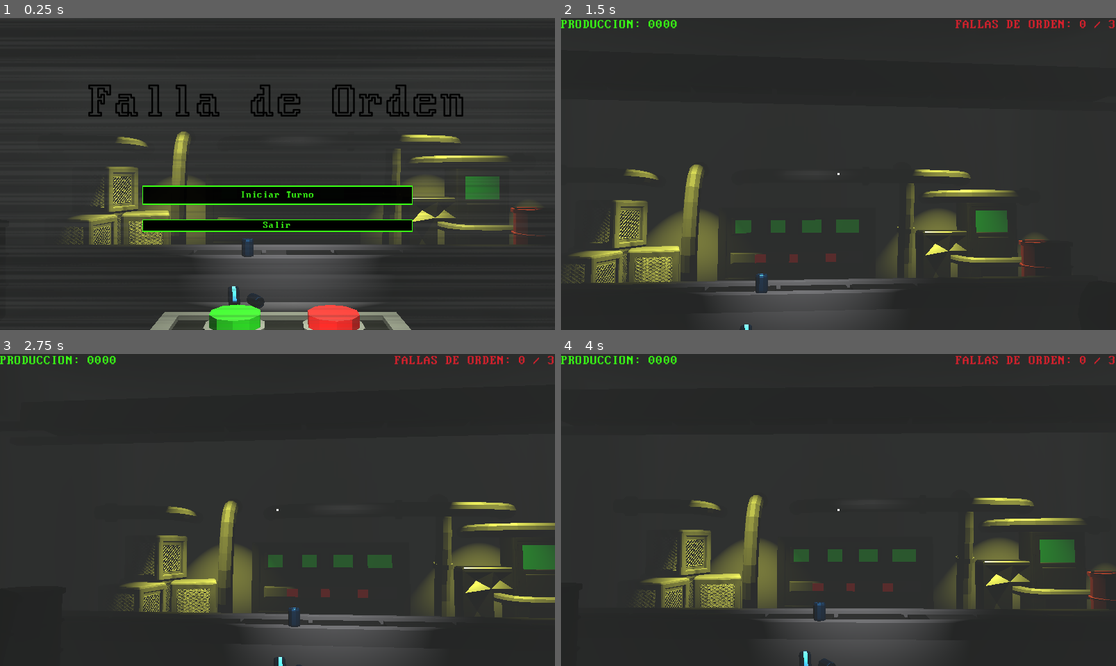
Above: before the commit, frames 1-4 (two rows, left to right).
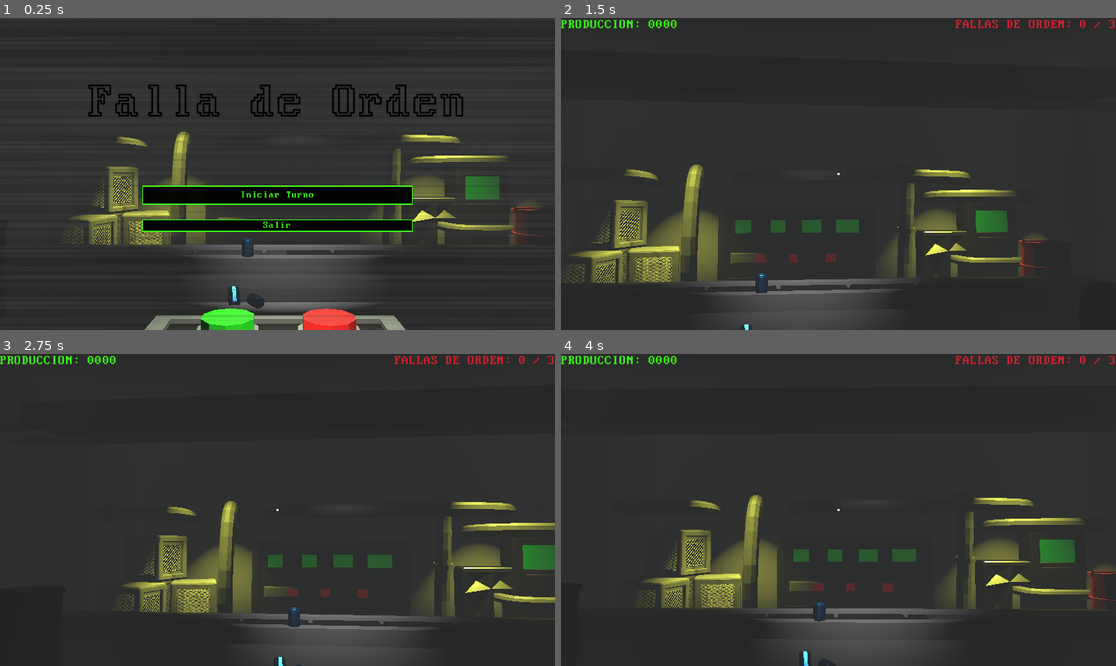
Above: after the commit, the same moments.

Repository: deffeu1/falla-de-orden
Game: Godot game, scene res://Escenas/MenuPrincipal.tscn
Two runs of this game, one before a commit and one after it. Both use one fixed random seed, a clock stepped at 60 frames per second and the inputs below.
Inputs (mouse positions are in pixels of both pictures, inside the frame that each line leads up to):
- Up to frame 1 (0.25 s): no input
- Up to frame 2 (1.5 s): click "Iniciar Turno" at 0.5 s; tap Enter at 1.25 s; move the mouse to (866, 174) at 1.27 s; click (866, 174) at 1.42 s
- Up to frame 3 (2.75 s): move the mouse to (249, 510) at 2.02 s; click (249, 510) at 2.17 s
- Up to frame 4 (4 s): move the mouse to (849, 503) at 2.77 s; click (849, 503) at 2.92 s; move the mouse to (832, 516) at 3.52 s; click (832, 516) at 3.67 s

The runs differ from the first frame. In frame 1, 1.6% of the frame differs, in the area x 26-75%, y 91-100%; in frame 2, less than 0.1%; in frame 3, less than 0.1%; in frame 4, less than 0.1%.

Commit message:
hot fix shader

Diff:
--- a/Escenas/main.tscn
+++ b/Escenas/main.tscn
@@ -19,7 +19,7 @@
 render_priority = 0
 shader = ExtResource("4_s2ilj")
 shader_parameter/color_cinta = Color(0.05, 0.05, 0.05, 1)
-shader_parameter/velocidad = Vector2(0, 0.2)
+shader_parameter/velocidad = Vector2(0, 0.3)
 shader_parameter/cantidad_lineas = 20.0
 
 [sub_resource type="BoxShape3D" id="BoxShape3D_0kh0y"]
@@ -129,7 +129,7 @@
 energia_maxima = 2.0
 
 [node name="atril" parent="." unique_id=2045522414 instance=ExtResource("6_crgrh")]
-transform = Transform3D(-6.9938224e-08, 0, -1.6, 0, 1.6, 0, 1.6, 0, -6.9938224e-08, 18.233273, 1.4395933, 0.52483606)
+transform = Transform3D(-6.9938224e-08, 0, -1.6, 0, 1.6, 0, 1.6, 0, -6.9938224e-08, 18.47595, 1.4395933, 0.6320615)
 
 [node name="Boton_Rojo" parent="atril" index="1" unique_id=677150779]
 transform = Transform3D(0.9083024, 0, -1.0658141e-14, 0, 1, 0, 0, 0, 0.93593544, -0.60895723, 1.6476258, -0.009184837)
